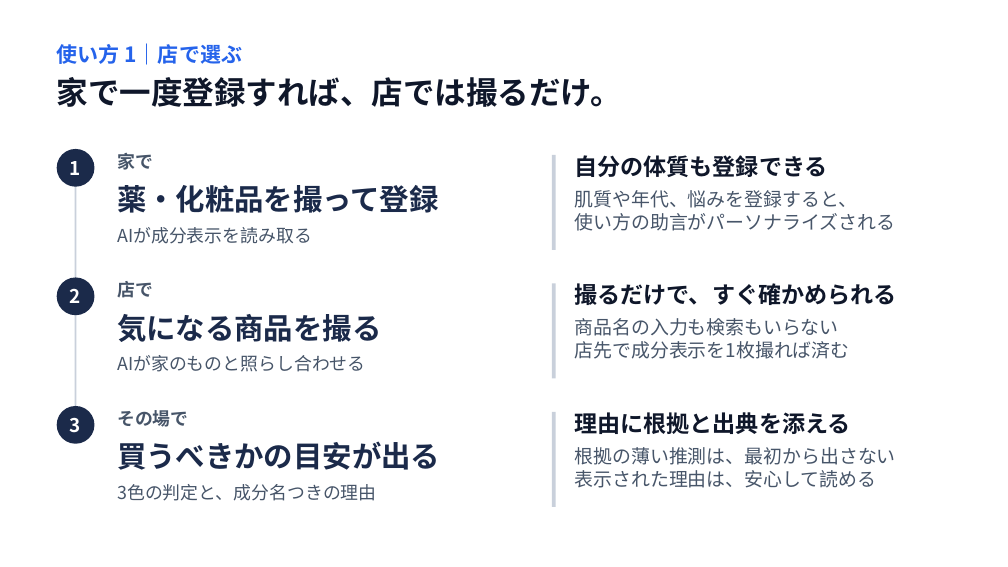
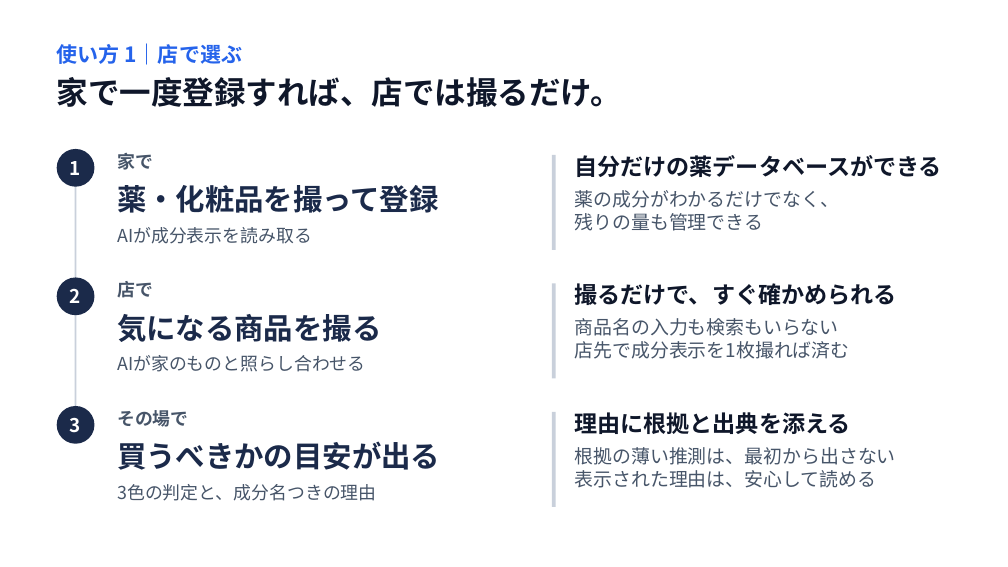
Before and after one commit to John-Frusciante/overlai, a slide deck: slide 8 of docs/ピッチ/Overlai_本選ピッチ.pptx. Drawn at 1008x567 pixels with LibreOffice and Linux fonts; fonts in the diff are those of the drawing. Boxes give left, top, right and bottom in pixels: in the first picture for what was removed or moved away, otherwise in the second. Text is boxed around its words. In the diff, an @@ line names an element or a change of style, - is before the commit and + after.

```diff
--- a/docs/ピッチ/Overlai_本選ピッチ.pptx
+++ b/docs/ピッチ/Overlai_本選ピッチ.pptx
@@ text at [575, 155, 942, 177]: text changed @@
-自分の体質も登録できる
+自分だけの薬データベースができる
@@ text at [575, 190, 840, 231]: text changed @@
-肌質や年代、悩みを登録すると、
-使い方の助言がパーソナライズされる
+薬の成分がわかるだけでなく、
+残りの量も管理できる
```
Also in this commit, not shown: 1 other slide changed, 2 other files.
